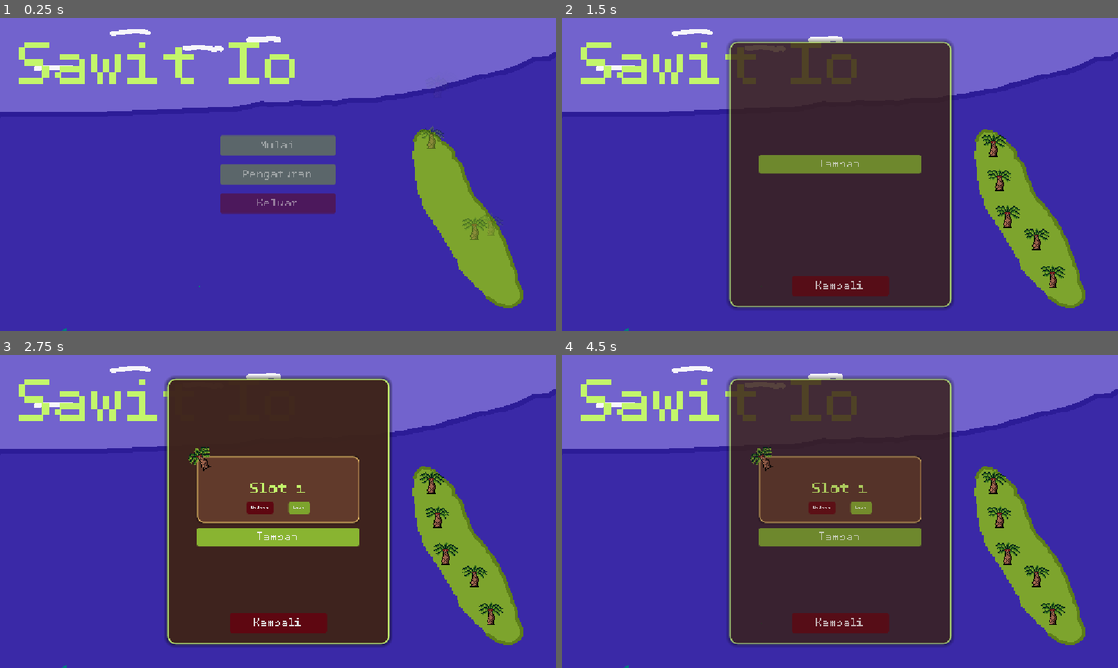
Above: before the commit, frames 1-4 (two rows, left to right).
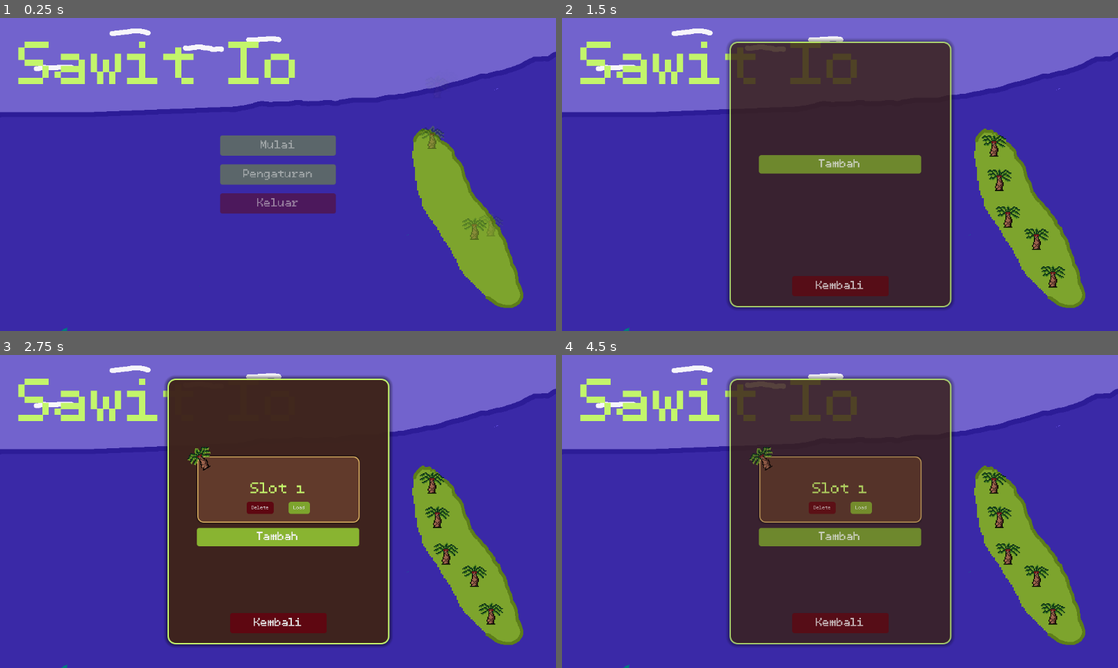
Above: after the commit, the same moments.

Repository: azizul987/Sawit-io
Game: Godot game, scene res://Scene/MainMenui.tscn
Two runs of this game, one before a commit and one after it. Both use one fixed random seed, a clock stepped at 60 frames per second and the inputs below. Sound files missing from this copy of the repository are replaced by a short silence.
Inputs (mouse positions are in pixels of both pictures, inside the frame that each line leads up to):
- Up to frame 1 (0.25 s): no input
- Up to frame 2 (1.5 s): click "Mulai" at 0.5 s; tap Enter at 1.25 s; drag from (1051, 274) to (1006, 215) at 1.27 s
- Up to frame 3 (2.75 s): click "Tambah" at 2 s
- Up to frame 4 (4.5 s): click "Kembali" at 2.75 s; click "Mulai" at 3.5 s; drag from (1034, 574) to (1001, 517) at 4.27 s

The runs differ from the first frame. In frame 1, 1.0% of the frame differs, in the area x 0-100%, y 3-100%; in frame 2, 1.7%; in frame 3, 2.5%; in frame 4, 2.4%.

Commit message:
fix bug in pixel screen

Diff:
--- /dev/null
+++ b/Ui/hint_display.gd
@@ -0,0 +1,17 @@
+extends Control
+
+@onready var label: Label = $PanelContainer/MarginContainer/Label
+
+func _ready() -> void:
+	add_to_group("hint_display")
+	visible = false
+
+func tampil(text: String) -> void:
+	label.text = text
+	visible = true
+	modulate.a = 1.0
+
+	var tween := create_tween()
+	tween.tween_interval(2.0)
+	tween.tween_property(self, "modulate:a", 0.0, 1.0)
+	tween.tween_callback(func(): visible = false)
--- /dev/null
+++ b/Ui/hint_display.tscn
@@ -0,0 +1,47 @@
+[gd_scene format=3 uid="uid://hint_display_scratch"]
+
+[ext_resource type="Script" path="res://Ui/hint_display.gd" id="1_hint"]
+
+[sub_resource type="StyleBoxFlat" id="StyleBoxFlat_hint"]
+bg_color = Color(0.1, 0.1, 0.1, 0.85)
+corner_radius_top_left = 6
+corner_radius_top_right = 6
+corner_radius_bottom_right = 6
+corner_radius_bottom_left = 6
+
+[node name="HintDisplay" type="Control"]
+layout_mode = 3
+anchors_preset = 15
+anchor_right = 1.0
+anchor_bottom = 1.0
+grow_horizontal = 2
+grow_vertical = 2
+script = ExtResource("1_hint")
+
+[node name="PanelContainer" type="PanelContainer" parent="."]
+layout_mode = 1
+anchor_left = 0.5
+anchor_top = 1.0
+anchor_right = 0.5
+anchor_bottom = 1.0
+offset_left = -200.0
+offset_top = -100.0
+offset_right = 200.0
+offset_bottom = -55.0
+grow_horizontal = 2
+grow_vertical = 0
+theme_override_styles/panel = SubResource("StyleBoxFlat_hint")
+
+[node name="MarginContainer" type="MarginContainer" parent="PanelContainer"]
+layout_mode = 2
+theme_override_constants/margin_left = 12
+theme_override_constants/margin_top = 8
+theme_override_constants/margin_right = 12
+theme_override_constants/margin_bottom = 8
+
+[node name="Label" type="Label" parent="PanelContainer/MarginContainer"]
+layout_mode = 2
+text = "Contoh hint muncul di sini"
+horizontal_alignment = 1
+vertical_alignment = 1
+autowrap_mode = 3
--- a/project.godot
+++ b/project.godot
@@ -25,7 +25,7 @@
 
 [display]
 
-window/stretch/mode="canvas_items"
+window/stretch/mode="viewport"
 
 [file_customization]
 
Not shown, added: Ui/hint_display.gd.uid
